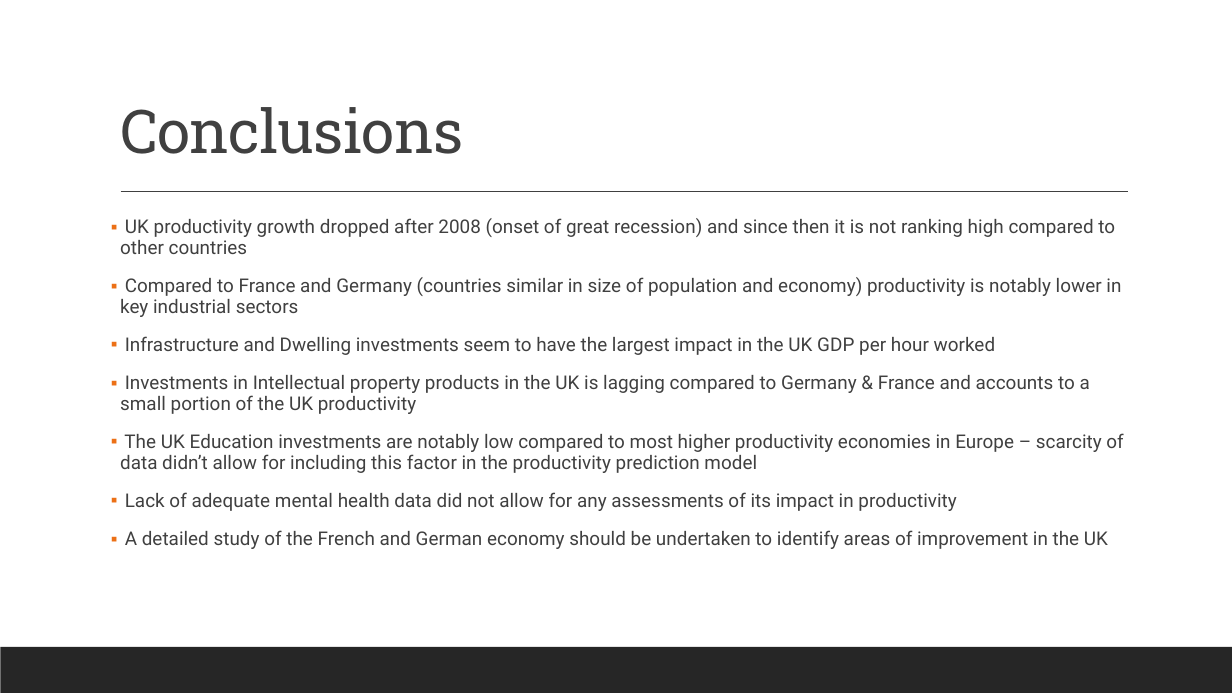
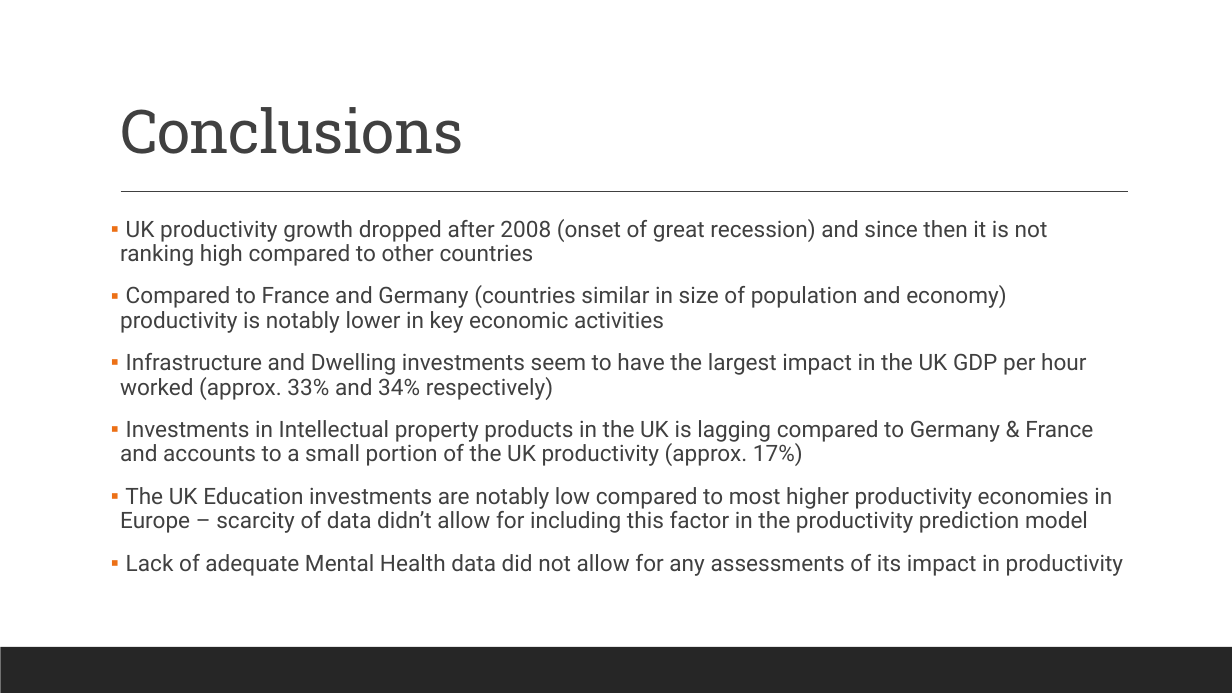
Before and after one commit to JohnHios/final_project, a slide deck: slide 11 of deloitte_investment_project/outputs/Deloitte_Investment_Project_JohnHios.pptx (slide 10 before the commit). Drawn at 1232x693 pixels with LibreOffice and Linux fonts; fonts in the diff are those of the drawing. Boxes give left, top, right and bottom in pixels: in the first picture for what was removed or moved away, otherwise in the second. Text is boxed around its words. In the diff, an @@ line names an element or a change of style, - is before the commit and + after.

```diff
--- a/deloitte_investment_project/outputs/Deloitte_Investment_Project_JohnHios.pptx
+++ b/deloitte_investment_project/outputs/Deloitte_Investment_Project_JohnHios.pptx
@@ text at (x1=120, y1=219, x2=1112, y2=533): size 14.7 to 17.6 pt in "UK productivity growth dropped after 2008 (onset ...", "The UK Education investments are notably low ..." @@
@@ text at (x1=120, y1=285, x2=1093, y2=466): text changed; size 14.7 to 17.6 pt @@
-▪ Compared to France and Germany (countries similar in size of population and economy) productivity is notably lower in key industrial sectors
-▪ Infrastructure and Dwelling investments seem to have the largest impact in the UK GDP per hour worked
-▪ Investments in Intellectual property products in the UK is lagging compared to Germany & France and accounts to a small portion of the UK productivity
+▪ Compared to France and Germany (countries similar in size of population and economy) productivity is notably lower in key economic activities
+▪ Infrastructure and Dwelling investments seem to have the largest impact in the UK GDP per hour worked (approx. 33% and 34% respectively)
+▪ Investments in Intellectual property products in the UK is lagging compared to Germany & France and accounts to a small portion of the UK productivity (approx. 17%)
@@ text at (x1=126, y1=554, x2=1123, y2=576): text changed; size 14.7 to 17.6 pt @@
-▪ Lack of adequate mental health data did not allow for any assessments of its impact in productivity
-▪ A detailed study of the French and German economy should be undertaken to identify areas of improvement in the UK
+▪ Lack of adequate Mental Health data did not allow for any assessments of its impact in productivity
```
Also in this commit, not shown: 6 other slides changed, 2 slides added, 4 other files.
